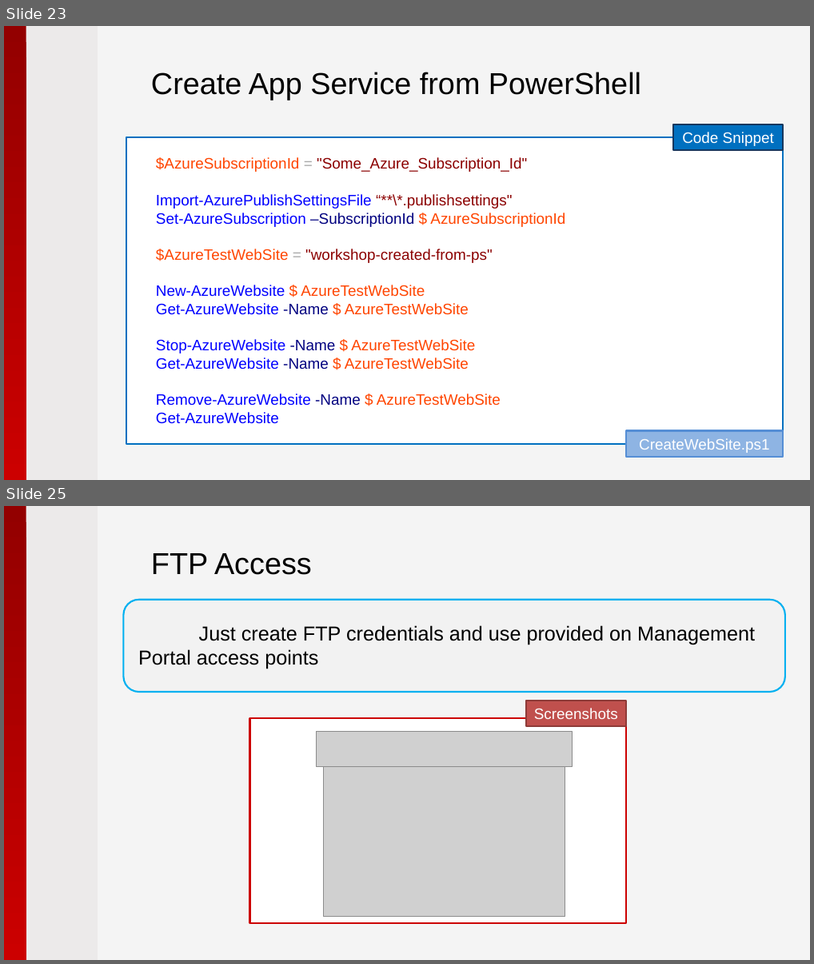
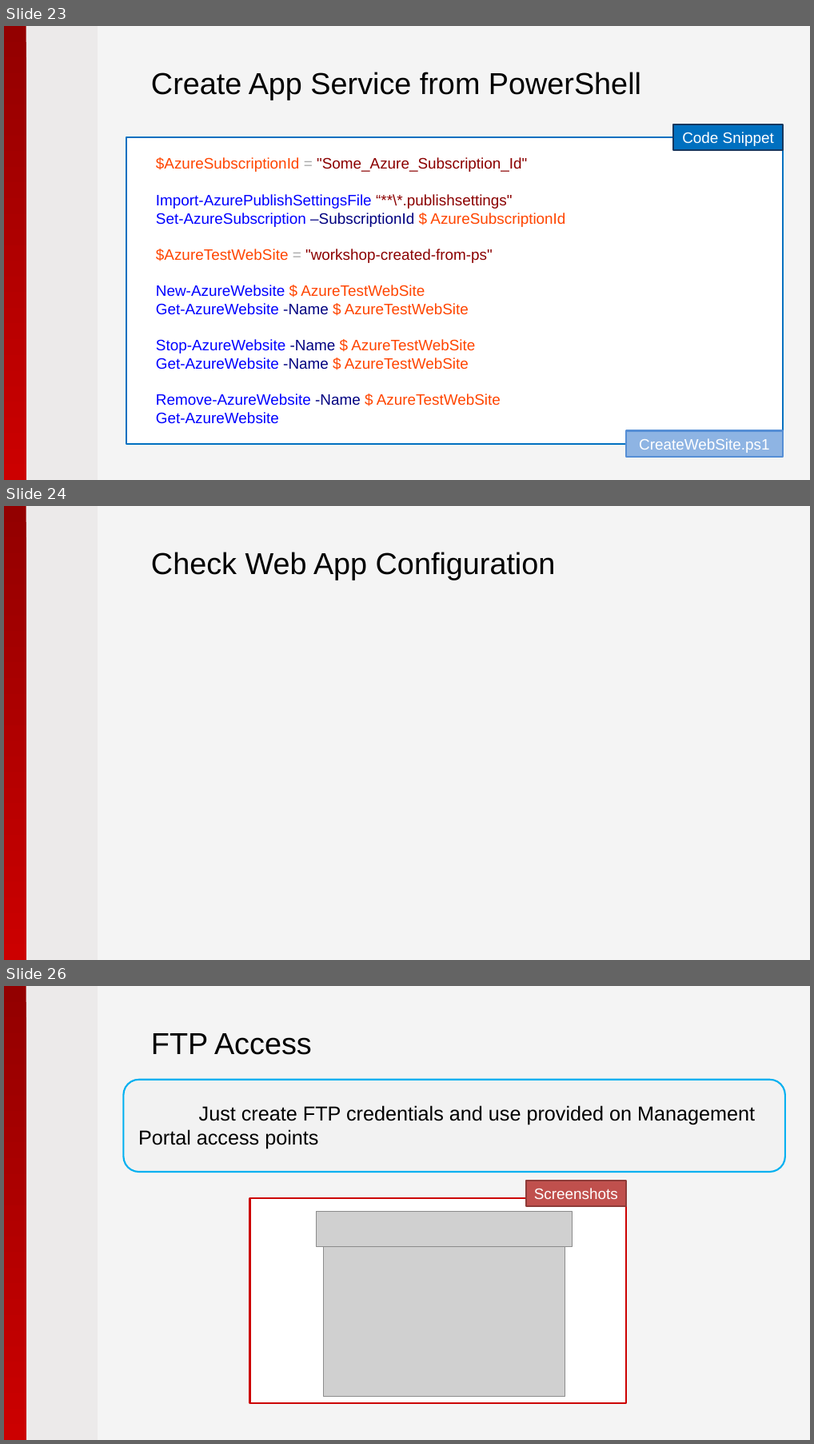
Before and after one commit to pryabov/Hackathon-2015, a slide deck: Presentation/2015 - Microsoft Azure.pptx. Shown one above the other, each under a label of ours: slides 23 and 25 before the commit, slides 23, 24 and 26 after it; the slides between them are not shown. The pictures are 814x964 and 814x1444 pixels, drawn with LibreOffice and Linux fonts; fonts in the diff are those of the drawing; grey boxes stand for pictures; background and template pictures are left out. Boxes give left, top, right and bottom in pixels: in the first picture for what was removed or moved away, otherwise in the second. Text is boxed around its words. In the diff, an @@ line names an element or a change of style, - is before the commit and + after.

```diff
--- a/Presentation/2015 - Microsoft Azure.pptx
+++ b/Presentation/2015 - Microsoft Azure.pptx
@@ slide 24 added at [4, 506, 810, 960], background #F4F4F4; not listed: 2 template elements that a slide beside it also shows @@
@@ title added at [151, 552, 556, 580], 36 pt, text #000000 @@
+Check Web App Configuration
@@ what was slide 25 is now slide 26 @@
```
Also in this commit, not shown: 3 slides changed, 2 other slides added, 2 slides removed, 1 other file.
